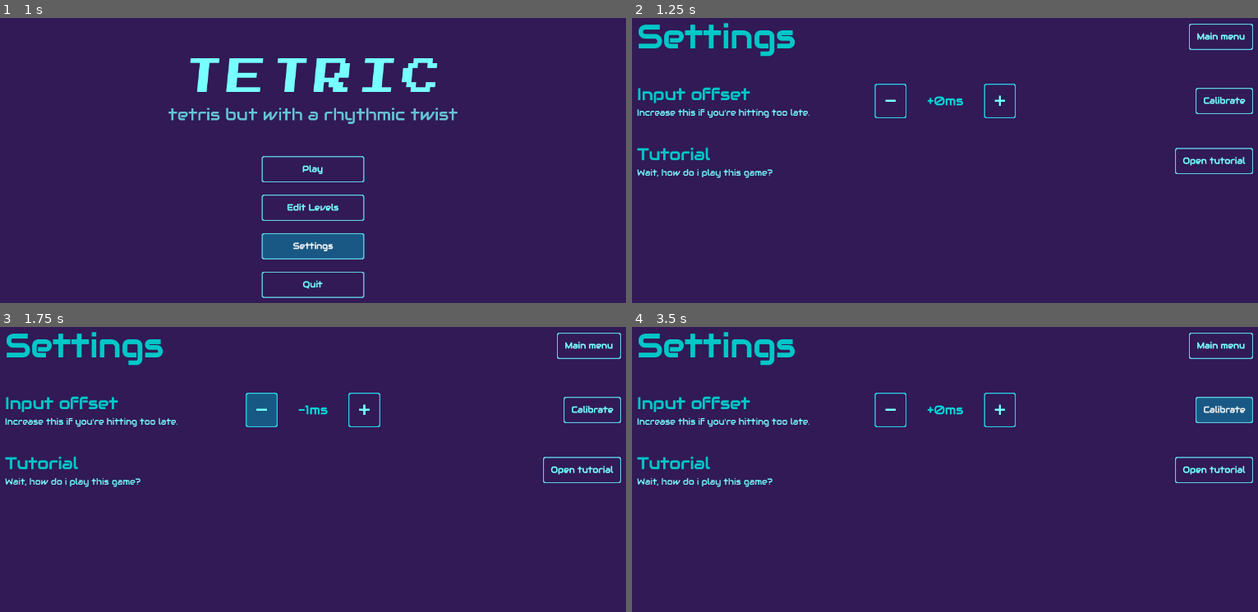
Above: before the commit, frames 1-4 (two rows, left to right).
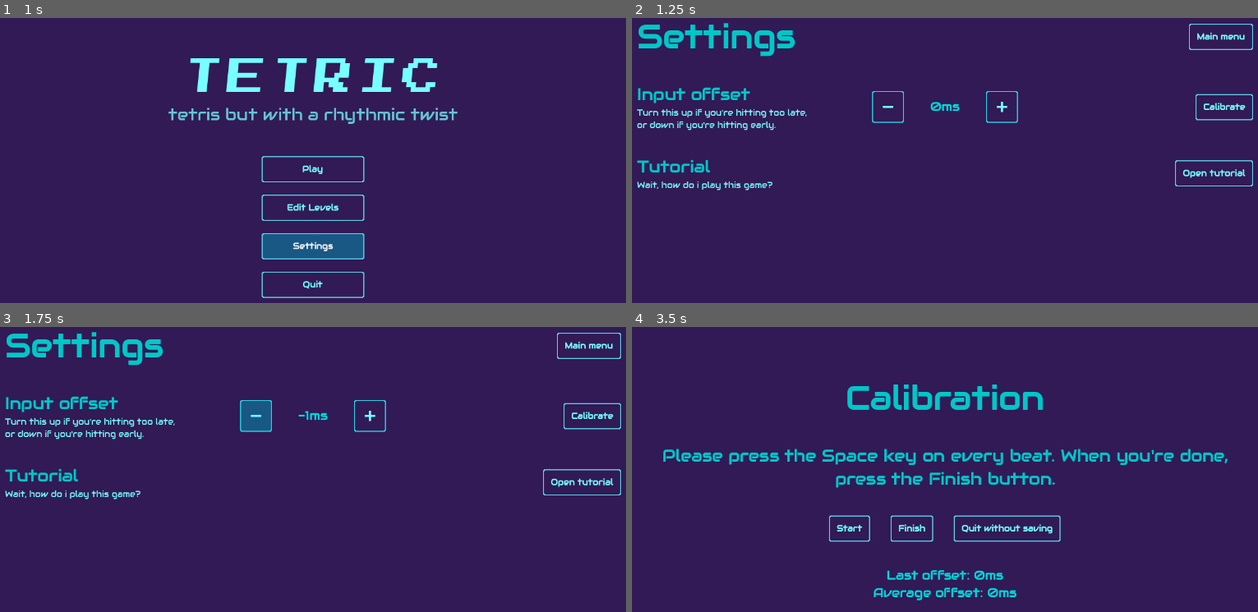
Above: after the commit, the same moments.

Repository: jollyroger182/tetric
Game: Godot game, scene res://scenes/menu/menu.tscn
Same seed, same stepped clock (60 frames per second), same inputs: the game is played once before the commit and once after it. Sound files missing from this copy of the repository are replaced by a short silence.
Inputs (mouse positions are in pixels of both pictures, inside the frame that each line leads up to; where the layout moved, square brackets give the same spot in the first picture):
- Up to frame 1 (1 s): click "Settings" at 0.5 s
- Up to frame 2 (1.25 s): no input
- Up to frame 3 (1.75 s): click (256, 415) [256, 409] at 1.25 s
- Up to frame 4 (3.5 s): click (1001, 415) [995, 409] at 2 s; click "Calibrate" at 2.75 s

Frame 1 is identical in both runs. In frame 2, 3.2% of the frame differs, in the area x 0-100%, y 23-61%; in frame 3, 3.5%; in frame 4, 9.3%, in the area x 0-100%, y 1-96%.

Commit message:
add calibration feature and settings saving

Diff:
--- a/autoloads/settings.gd
+++ b/autoloads/settings.gd
@@ -17,4 +17,5 @@
 
 
 func save():
+	config.set_value("gameplay", "offset", offset)
 	config.save(FILE_PATH)
--- /dev/null
+++ b/autoloads/utils.gd
@@ -0,0 +1,8 @@
+extends Node
+
+
+func format_offset(offset):
+	offset = roundi(offset)
+	if offset <= 0:
+		return str(offset) + "ms"
+	return "+" + str(offset) + "ms"
--- a/project.godot
+++ b/project.godot
@@ -22,6 +22,7 @@
 Randomizer="*res://autoloads/randomizer.gd"
 GameFile="*res://autoloads/game_file.gd"
 Settings="*res://autoloads/settings.gd"
+Utils="*res://autoloads/utils.gd"
 
 [display]
 
--- /dev/null
+++ b/scenes/calibration/calibration.gd
@@ -0,0 +1,61 @@
+extends Panel
+
+@onready var conductor = $Conductor
+@onready var sfx = $SFX
+
+@onready var countdown_label = $CountdownLabel
+@onready var offset_label = $VBoxContainer/OffsetLabel
+
+var last_offset = 0
+var total_offset = 0.0
+var total_beats = 0
+var last_beat = 1.5
+
+# update ui
+
+func _update_offset_label():
+	offset_label.text = \
+		"Last offset: " + \
+		str(Utils.format_offset(last_offset * 1000)) + \
+		"\nAverage offset: " + \
+		str(Utils.format_offset(total_offset * 1000 / total_beats))
+
+
+# Called every frame. 'delta' is the elapsed time since the previous frame.
+func _process(_delta: float) -> void:
+	if conductor.playing:
+		if conductor.playback_pos < 0.5:
+			countdown_label.text = "3"
+		elif conductor.playback_pos < 1:
+			countdown_label.text = "2"
+		elif conductor.playback_pos < 1.5:
+			countdown_label.text = "1"
+		elif conductor.playback_pos < 2:
+			countdown_label.text = "GO"
+		else:
+			countdown_label.text = ""
+		if Input.is_action_just_pressed("hard_drop"):
+			var current_pos = conductor.playback_pos
+			if current_pos > last_beat:
+				var expected = last_beat + 0.5
+				var offset = current_pos - expected
+				last_offset = offset
+				total_offset += offset
+				total_beats += 1
+				last_beat += 0.5
+				_update_offset_label()
+
+
+func _on_start() -> void:
+	conductor.unpause()
+
+
+func _on_finish() -> void:
+	if total_beats > 0:
+		Settings.offset = roundi(total_offset * 1000 / total_beats)
+		Settings.save()
+	get_tree().change_scene_to_file("res://scenes/settings/settings.tscn")
+
+
+func _on_discard() -> void:
+	get_tree().change_scene_to_file("res://scenes/settings/settings.tscn")
--- /dev/null
+++ b/scenes/calibration/calibration.tscn
@@ -0,0 +1,93 @@
+[gd_scene load_steps=9 format=3 uid="uid://d1brv5ds1fgen"]
+
+[ext_resource type="Theme" uid="uid://d3m46y6fmbccy" path="res://resources/theme_base.tres" id="1_hbrkc"]
+[ext_resource type="LabelSettings" uid="uid://cm32281ckbiq1" path="res://resources/label_settings_heading.tres" id="2_d6e5j"]
+[ext_resource type="Script" uid="uid://o0qm1v8m2374" path="res://scenes/calibration/calibration.gd" id="2_x1duk"]
+[ext_resource type="LabelSettings" uid="uid://cmhq53knjfnbd" path="res://resources/label_settings_subheading.tres" id="3_bp2rx"]
+[ext_resource type="LabelSettings" uid="uid://cusqa6qxfwtdf" path="res://resources/label_settings_section_heading.tres" id="5_h1pmo"]
+[ext_resource type="Script" uid="uid://cfymfv4422fwj" path="res://utils/conductor.gd" id="5_m8c00"]
+[ext_resource type="AudioStream" uid="uid://bgp1tn00l0pqx" path="res://assets/audios/calibration.wav" id="6_h1pmo"]
+[ext_resource type="Script" uid="uid://ke8vda81p2fg" path="res://utils/sfx_manager.gd" id="7_m8c00"]
+
+[node name="Calibration" type="Panel"]
+anchors_preset = 15
+anchor_right = 1.0
+anchor_bottom = 1.0
+grow_horizontal = 2
+grow_vertical = 2
+theme = ExtResource("1_hbrkc")
+script = ExtResource("2_x1duk")
+
+[node name="VBoxContainer" type="VBoxContainer" parent="."]
+layout_mode = 1
+anchors_preset = -1
+anchor_right = 1.0
+anchor_bottom = 1.0
+offset_left = 40.0
+offset_top = 40.0
+offset_right = -40.0
+offset_bottom = -40.0
+grow_horizontal = 2
+grow_vertical = 2
+theme_override_constants/separation = 50
+alignment = 1
+
+[node name="TitleLabel" type="Label" parent="VBoxContainer"]
+layout_mode = 2
+text = "Calibration"
+label_settings = ExtResource("2_d6e5j")
+horizontal_alignment = 1
+
+[node name="Label" type="Label" parent="VBoxContainer"]
+custom_minimum_size = Vector2(1200, 0)
+layout_mode = 2
+text = "Please press the Space key on every beat. When you're done, press the Finish button."
+label_settings = ExtResource("3_bp2rx")
+horizontal_alignment = 1
+autowrap_mode = 2
+
+[node name="HBoxContainer" type="HBoxContainer" parent="VBoxContainer"]
+layout_mode = 2
+theme_override_constants/separation = 40
+alignment = 1
+
+[node name="StartButton" type="Button" parent="VBoxContainer/HBoxContainer"]
+layout_mode = 2
+text = "Start"
+
+[node name="FinishButton" type="Button" parent="VBoxContainer/HBoxContainer"]
+layout_mode = 2
+text = "Finish"
+
+[node name="DiscardButton" type="Button" parent="VBoxContainer/HBoxContainer"]
+layout_mode = 2
+text = "Quit without saving"
+
+[node name="OffsetLabel" type="Label" parent="VBoxContainer"]
+layout_mode = 2
+text = "Last offset: 0ms
+Average offset: 0ms"
+label_settings = ExtResource("5_h1pmo")
+horizontal_alignment = 1
+
+[node name="CountdownLabel" type="Label" parent="."]
+layout_mode = 1
+anchors_preset = 15
+anchor_right = 1.0
+anchor_bottom = 1.0
+grow_horizontal = 2
+grow_vertical = 2
+theme_override_font_sizes/font_size = 500
+horizontal_alignment = 1
+vertical_alignment = 1
+
+[node name="Conductor" type="AudioStreamPlayer" parent="."]
+script = ExtResource("5_m8c00")
+audio = ExtResource("6_h1pmo")
+
+[node name="SFX" type="AudioStreamPlayer" parent="."]
+script = ExtResource("7_m8c00")
+
+[connection signal="pressed" from="VBoxContainer/HBoxContainer/StartButton" to="." method="_on_start"]
+[connection signal="pressed" from="VBoxContainer/HBoxContainer/FinishButton" to="." method="_on_finish"]
+[connection signal="pressed" from="VBoxContainer/HBoxContainer/DiscardButton" to="." method="_on_discard"]
--- a/scenes/settings/settings.gd
+++ b/scenes/settings/settings.gd
@@ -9,16 +9,16 @@
 func _ready():
 	_update_offset()
 
-
 # update ui
 
 func _update_offset():
 	var offset = Settings.offset
-	if offset < 0:
+	if offset <= 0:
 		offset_label.text = str(offset) + "ms"
 	else:
 		offset_label.text = "+" + str(offset) + "ms"
 
+# events
 
 func _on_button_mouse_entered() -> void:
 	sfx.play_sound("select")
@@ -30,12 +30,19 @@
 
 
 func _on_offset_minus() -> void:
+	sfx.play_sound("confirm")
 	Settings.offset -= 1
 	Settings.save()
 	_update_offset()
 
 
 func _on_offset_plus() -> void:
+	sfx.play_sound("confirm")
 	Settings.offset += 1
 	Settings.save()
 	_update_offset()
+
+
+func _on_calibrate() -> void:
+	await sfx.play_sound("confirm", true)
+	get_tree().change_scene_to_file("res://scenes/calibration/calibration.tscn")
--- a/scenes/settings/settings.tscn
+++ b/scenes/settings/settings.tscn
@@ -8,6 +8,7 @@
 [ext_resource type="Texture2D" uid="uid://dmxkx0nh7s6n7" path="res://assets/images/icon_minus.png" id="5_vimye"]
 [ext_resource type="Script" uid="uid://ke8vda81p2fg" path="res://utils/sfx_manager.gd" id="6_h6son"]
 [ext_resource type="Texture2D" uid="uid://cxjw7r2vrs5bm" path="res://assets/images/icon_plus.png" id="7_p7ghj"]
+[ext_resource type="AudioStream" uid="uid://cjvkjpkmh808h" path="res://assets/audios/settings.wav" id="9_p7ghj"]
 
 [node name="Settings" type="Panel"]
 anchors_preset = 15
@@ -63,12 +64,14 @@
 
 [node name="OffsetHelp" type="Label" parent="VBoxContainer/Settings/VBoxContainer"]
 layout_mode = 2
-text = "Increase this if you're hitting too late."
+text = "Turn this up if you're hitting too late,
+or down if you're hitting early."
 
 [node name="Offset" type="HBoxContainer" parent="VBoxContainer/Settings"]
 layout_mode = 2
 size_flags_horizontal = 6
-theme_override_constants/separation = 40
+size_flags_vertical = 4
+theme_override_constants/separation = 30
 
 [node name="MinusButton" type="Button" parent="VBoxContainer/Settings/Offset"]
 modulate = Color(0.46666667, 1, 1, 1)
@@ -76,9 +79,11 @@
 icon = ExtResource("5_vimye")
 
 [node name="Value" type="Label" parent="VBoxContainer/Settings/Offset"]
+custom_minimum_size = Vector2(100, 0)
 layout_mode = 2
 text = "+0ms"
 label_settings = ExtResource("4_vghtj")
+horizontal_alignment = 1
 
 [node name="PlusButton" type="Button" parent="VBoxContainer/Settings/Offset"]
 modulate = Color(0.46666667, 1, 1, 1)
@@ -115,6 +120,10 @@
 [node name="SFX" type="AudioStreamPlayer" parent="."]
 script = ExtResource("6_h6son")
 
+[node name="BGM" type="AudioStreamPlayer" parent="."]
+stream = ExtResource("9_p7ghj")
+autoplay = true
+
 [connection signal="mouse_entered" from="VBoxContainer/Heading/BackButton" to="." method="_on_button_mouse_entered"]
 [connection signal="pressed" from="VBoxContainer/Heading/BackButton" to="." method="_on_back"]
 [connection signal="mouse_entered" from="VBoxContainer/Settings/Offset/MinusButton" to="." method="_on_button_mouse_entered"]
@@ -122,4 +131,5 @@
 [connection signal="mouse_entered" from="VBoxContainer/Settings/Offset/PlusButton" to="." method="_on_button_mouse_entered"]
 [connection signal="pressed" from="VBoxContainer/Settings/Offset/PlusButton" to="." method="_on_offset_plus"]
 [connection signal="mouse_entered" from="VBoxContainer/Settings/CalibrateButton" to="." method="_on_button_mouse_entered"]
+[connection signal="pressed" from="VBoxContainer/Settings/CalibrateButton" to="." method="_on_calibrate"]
 [connection signal="mouse_entered" from="VBoxContainer/Settings/HelpButton" to="." method="_on_button_mouse_entered"]
Not shown, added: assets/audios/calibration.wav.import
Not shown, added: assets/audios/settings.wav.import
Not shown, removed: assets/audios/test.wav.import
Not shown, added: autoloads/utils.gd.uid
Not shown, added: scenes/calibration/calibration.gd.uid
Not shown: 1 places in scenes/settings/settings.tscn that only renumber resources
Not shown, added: assets/audios/calibration.wav
Not shown, added: assets/audios/settings.wav
Not shown, changed: assets/audios/test.wav
